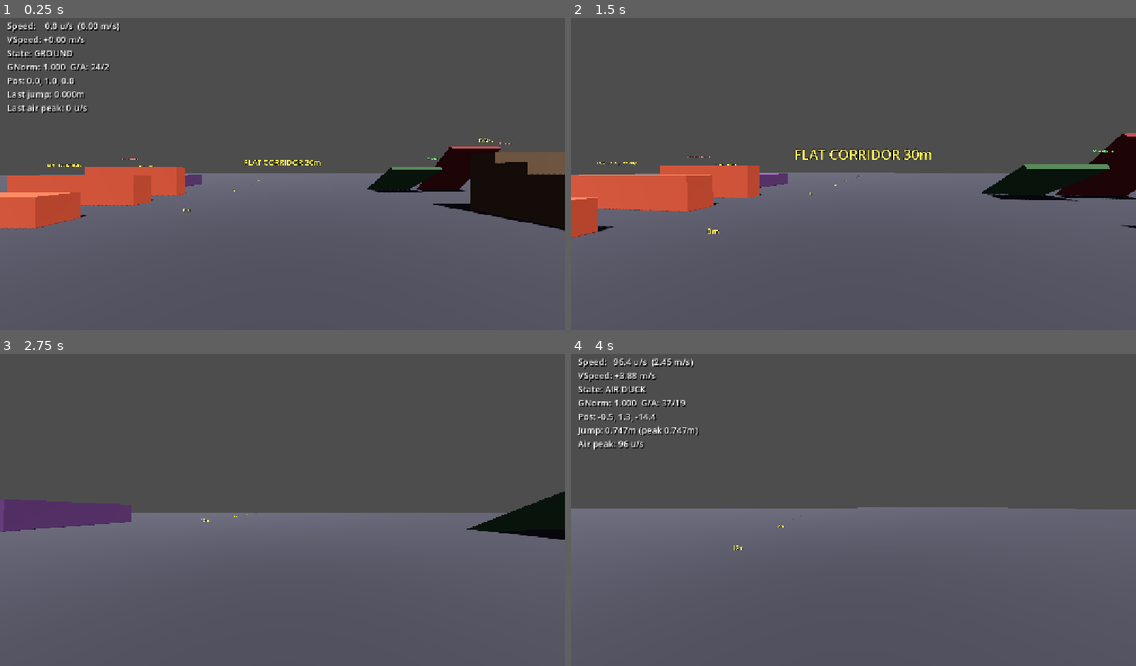
Above: before the commit, frames 1-4 (two rows, left to right).
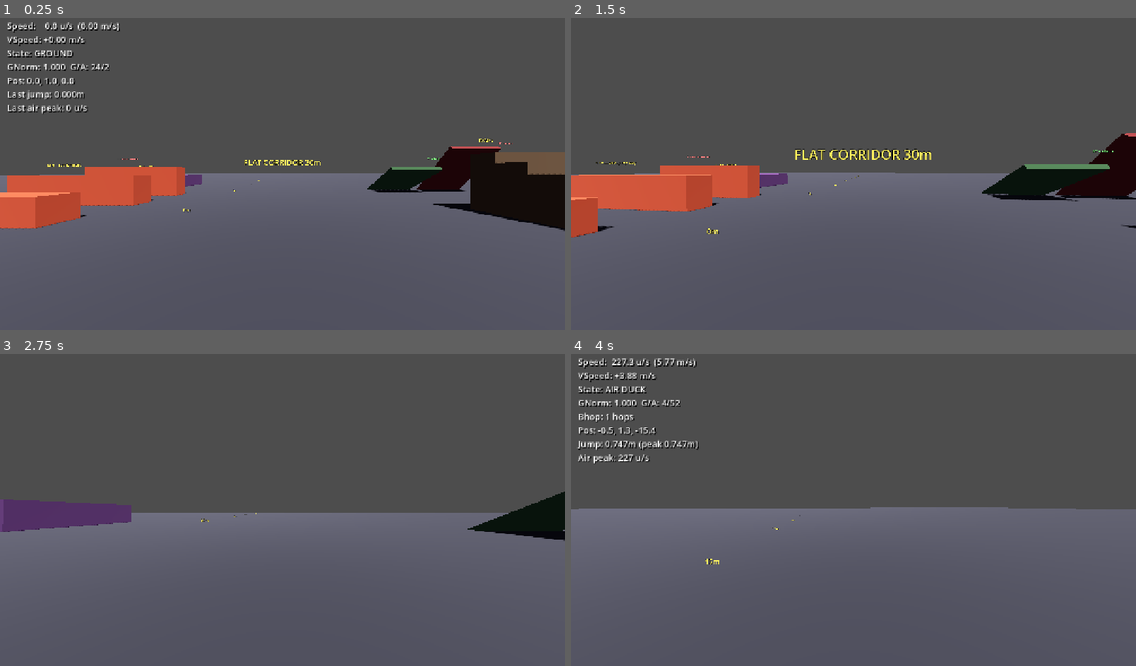
Above: after the commit, the same moments.

Repository: gotospaceplace/angels_and_demons
Game: Godot game, scene res://client/scenes/main.tscn
Two runs of this game, one before a commit and one after it. Both use one fixed random seed, a clock stepped at 60 frames per second and the inputs below. This scene is started directly instead of the project's main scene.
Inputs (mouse positions are in pixels of both pictures, inside the frame that each line leads up to):
- Up to frame 1 (0.25 s): no input
- Up to frame 2 (1.5 s): move the mouse to (881, 170) at 0.52 s; hold Ctrl (duck) 0.53-1.28 s; hold W (move_forward) from 0.53 s (still down); tap Space (jump) at 0.77 s; move the mouse to (825, 174) at 1.27 s; tap F7 (toggle_hud) at 1.35 s
- Up to frame 3 (2.75 s): keep holding W (move_forward); tap Space (jump) at 1.52 s; move the mouse to (293, 500) at 2.02 s; hold Ctrl (duck) from 2.03 s (still down)
- Up to frame 4 (4 s): keep holding W (move_forward); move the mouse to (847, 513) at 2.77 s; release Ctrl (duck) at 2.78 s; tap F7 (toggle_hud) at 2.85 s; tap Space (jump) at 3.02, 3.77 s; move the mouse to (893, 510) at 3.52 s; hold Ctrl (duck) from 3.53 s (still down)

The runs differ from the first frame. In frame 1, less than 0.1% of the frame differs, in the area x 0-22%, y 59-68%; in frame 2, 0.2%; in frame 3, 0.1%; in frame 4, 1.5%, in the area x 0-53%, y 1-68%.

Commit message:
Fix 50° ramp stuck at base: restrict step-up, strip into-slope slide, snap multi-contact
Three changes targeting the stuck/jitter at the ramp-floor junction:
- Step-up now only triggers for near-vertical walls (normal.y < 0.3),
  preventing spurious collision resolution at slope junctions
- Walk slide against steep slopes strips the into-slope horizontal
  component, keeping the capsule out of the ramp-floor crease
- Ground snap uses max_collisions=4 to find the walkable floor even
  when the capsule hemisphere also clips the steep ramp surface
- Categorize probe reverted to non-test_only so capsule actually
  snaps to ground; saved_pos restore on miss prevents floating

Co-Authored-By: Claude Opus 4.6 <noreply@anthropic.com>

Diff:
--- a/shared/scripts/player_movement.gd
+++ b/shared/scripts/player_movement.gd
@@ -182,10 +182,12 @@
 		ground_normal = Vector3.UP
 		return
 
-	# test_only probe with max_collisions=4: at a steep-slope junction the
-	# capsule hemisphere can clip both the floor and the ramp.  Returning all
-	# contacts lets us pick the walkable one, eliminating ground/air oscillation.
-	var probe := move_and_collide(Vector3(0, -0.1, 0), true, 0.001, false, 4)
+	# Capsule probe with max_collisions=4: at a steep-slope junction the
+	# hemisphere can clip both the floor and the ramp.  Returning all contacts
+	# lets us pick the walkable one (floor), eliminating ground/air oscillation.
+	# Non-test_only so the capsule snaps to the ground surface.
+	var saved_pos := global_position
+	var probe := move_and_collide(Vector3(0, -0.1, 0), false, 0.001, false, 4)
 	if probe:
 		for i in probe.get_collision_count():
 			if probe.get_normal(i).y >= MC.FLOOR_NORMAL_MIN:
@@ -193,6 +195,7 @@
 				ground_normal = probe.get_normal(i)
 				return
 
+	global_position = saved_pos
 	on_ground = false
 	ground_normal = Vector3.UP
 
@@ -337,7 +340,10 @@
 		var remainder := flat_collision.get_remainder()
 		var normal := flat_collision.get_normal()
 
-		if not on_slope and (normal.y < MC.FLOOR_NORMAL_MIN or remainder.length() > move.length() * 0.5):
+		# Step-up only for near-vertical walls, not steep slopes — the
+		# up/forward/down sequence at a slope junction causes spurious
+		# collision resolution that traps the capsule.
+		if not on_slope and normal.y < 0.3:
 			var pre_step_pos := global_position
 
 			var step_up_col := move_and_collide(Vector3(0, MC.STEP_SIZE, 0))
@@ -359,16 +365,34 @@
 
 		if not did_step:
 			var slide := remainder.slide(normal)
-			if normal.y > 0.0 and normal.y < MC.FLOOR_NORMAL_MIN and slide.y > 0.0:
+			if normal.y > 0.0 and normal.y < MC.FLOOR_NORMAL_MIN:
+				slide.y = 0.0
+				# Strip into-slope component so the slide doesn't push the
+				# capsule into the ramp-floor junction
+				var horiz_n := Vector3(normal.x, 0, normal.z)
+				if horiz_n.length() > 0.001:
+					horiz_n = horiz_n.normalized()
+					var into_slide := slide.dot(horiz_n)
+					if into_slide < 0.0:
+						slide -= into_slide * horiz_n
+			elif slide.y > 0.0:
 				slide.y = 0.0
 			if slide.length() > 0.001:
 				move_and_collide(slide)
 
-	# Ground snap: trace down to maintain slope and stair contact
+	# Ground snap: trace down to maintain slope and stair contact.
+	# max_collisions=4 so the snap finds the walkable floor even when the
+	# capsule hemisphere also clips a nearby steep surface.
 	if not did_step:
 		var pre_snap := global_position
-		var snap_col := move_and_collide(Vector3(0, -(MC.STEP_SIZE + 0.1), 0))
-		if not snap_col or snap_col.get_normal().y < MC.FLOOR_NORMAL_MIN:
+		var snap_col := move_and_collide(Vector3(0, -(MC.STEP_SIZE + 0.1), 0), false, 0.001, false, 4)
+		var snap_ok := false
+		if snap_col:
+			for i in snap_col.get_collision_count():
+				if snap_col.get_normal(i).y >= MC.FLOOR_NORMAL_MIN:
+					snap_ok = true
+					break
+		if not snap_ok:
 			global_position = pre_snap
 
 func _fly_move(delta: float) -> void:
